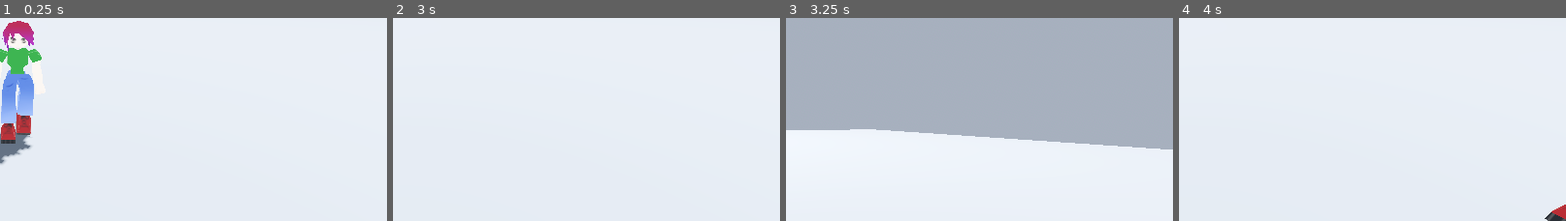
Above: before the commit, frames 1-4 (left to right).
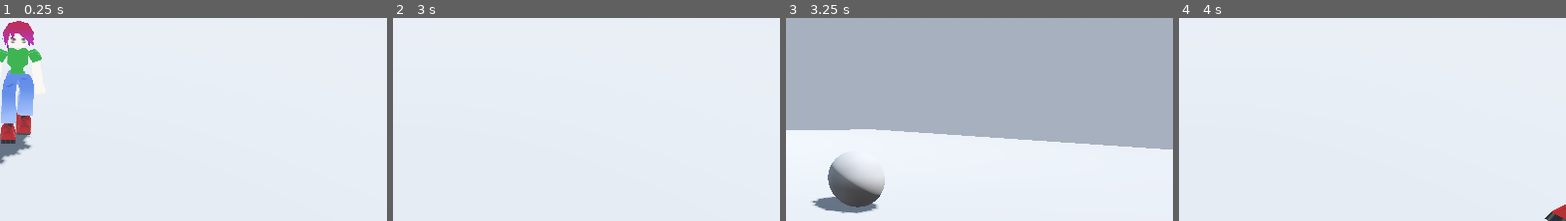
Above: after the commit, the same moments.

Repository: humboldt-gamedev/proj-1
Game: Godot game, scene res://scenes/humboldt.tscn
Same seed, same stepped clock (60 frames per second), same inputs: the game is played once before the commit and once after it.
Inputs (mouse positions are % of the whole screen's width and height, from its top left):
- Up to frame 1 (0.25 s): no input
- Up to frame 2 (3 s): tap Enter (ui_accept) at 0.5, 2.75 s; move the mouse to (72, 41) at 0.52 s; hold D (move_right) 0.53-1.28 s; tap E (interact) every 0.75 s from 0.6 to 2.85 s; click (72, 41) at 0.67 s; tap Space (jump) at 0.77, 1.52 s; move the mouse to (30, 52) at 1.27 s; hold S (move_backward) 1.28-2.03 s; move the mouse to (60, 23) at 2.02 s; hold D (move_right) 2.03-2.78 s; move the mouse to (45, 68) at 2.77 s; hold W (move_forward) from 2.78 s (still down); click (45, 68) at 2.92 s
- Up to frame 3 (3.25 s): keep holding W (move_forward); tap Space (jump) at 3.02 s
- Up to frame 4 (4 s): move the mouse to (80, 63) at 3.52 s; release W (move_forward) at 3.53 s; hold A (move_left) from 3.53 s (still down); tap E (interact) at 3.6 s; tap Space (jump) at 3.77 s
The pictures show only the part of the screen within x 50-100%, y 22-72%; the shares and areas given below are measured in that part.

Frames 1-2 are identical in both runs. In frame 3, 3.1% of the frame differs, in the area x 6-26%, y 67-97%; in frame 4, nothing differs.

Commit message:
Interactable modular script

Diff:
--- a/scenes/humboldt.tscn
+++ b/scenes/humboldt.tscn
@@ -4,6 +4,7 @@
 [ext_resource type="PackedScene" uid="uid://blsa6ccmfotj3" path="res://player/player.tscn" id="2_0l8tv"]
 [ext_resource type="PackedScene" uid="uid://bopa6r1mrff6k" path="res://scenes/interacion_zone.tscn" id="2_0mn4i"]
 [ext_resource type="PackedScene" uid="uid://by6t4045wju47" path="res://scenes/camera_zone.tscn" id="3_vid5m"]
+[ext_resource type="Script" uid="uid://ctox0rnj0vdms" path="res://scripts/interactable.gd" id="5_mmslu"]
 
 [sub_resource type="ProceduralSkyMaterial" id="ProceduralSkyMaterial_njsn1"]
 sky_horizon_color = Color(0.66224277, 0.6717428, 0.6867428, 1)
@@ -27,10 +28,15 @@
 [sub_resource type="ConvexPolygonShape3D" id="ConvexPolygonShape3D_0mn4i"]
 points = PackedVector3Array(-25, -0.5, -20, -25, 0.5, -20, 25, -0.5, -20, -25, -0.5, 20, -25, 0.5, 20, 25, 0.5, -20, 25, -0.5, 20, 25, 0.5, 20)
 
+[sub_resource type="SphereMesh" id="SphereMesh_mmslu"]
+
+[sub_resource type="SphereShape3D" id="SphereShape3D_0mn4i"]
+
 [node name="Humboldt" type="Node" unique_id=522849274]
 
 [node name="Interacion Zone" parent="." unique_id=2077846025 instance=ExtResource("2_0mn4i")]
 transform = Transform3D(1, 0, 0, 0, 1, 0, 0, 0, 1, 8.513704, 0.8478153, -0.27566338)
+target_object = NodePath("../RigidBody3D")
 
 [node name="CollisionShape3D" parent="Interacion Zone" index="0" unique_id=1064221417]
 transform = Transform3D(1, 0, 0, 0, 1, 0, 0, 0, 1, 0.91934204, 0, 0.10168457)
@@ -73,6 +79,19 @@
 [node name="Camera3D" parent="CameraZone 2" index="1" unique_id=2063745314]
 transform = Transform3D(0.22529113, 0, 0.9742915, 0, 1, 0, -0.9742915, 0, 0.22529113, 5.051811, 1.5705888, 2.3502767)
 
+[node name="RigidBody3D" type="RigidBody3D" parent="." unique_id=1743015736]
+transform = Transform3D(1, 0, 0, 0, 1, 0, 0, 0, 1, -0.29186487, 0, 0)
+script = ExtResource("5_mmslu")
+interact_name = "Pickup Ball"
+
+[node name="MeshInstance3D" type="MeshInstance3D" parent="RigidBody3D" unique_id=436409805]
+transform = Transform3D(1, 0, 0, 0, 1, 0, 0, 0, 1, 9.096954, 1.3569527, 0)
+mesh = SubResource("SphereMesh_mmslu")
+
+[node name="CollisionShape3D" type="CollisionShape3D" parent="RigidBody3D" unique_id=806727628]
+transform = Transform3D(1, 0, 0, 0, 1, 0, 0, 0, 1, 9.096954, 1.3569527, 0)
+shape = SubResource("SphereShape3D_0mn4i")
+
 [editable path="Interacion Zone"]
 [editable path="CameraZone 1"]
 [editable path="CameraZone 2"]
--- a/scenes/interacion_zone.gd
+++ b/scenes/interacion_zone.gd
@@ -10,6 +10,9 @@
 
 #prompt offset for 3dtext placement
 @export var prompt_offset: Vector3= Vector3(0, -50, 0)
+
+@export_node_path var target_object: NodePath
+var target
 
 var player_present: bool = false
 
@@ -27,16 +30,20 @@
 		if body.is_in_group("player"):
 			player_present = true
 
-			# gets relevant position data for 3d text
-			var camera := get_current_camera()
-			var forward := -camera.global_transform.basis.z
-			var world_offset := camera.global_position + forward + prompt_offset
+			var target := get_node(target_object)
 
-			#applies to 3d text
-			if prompt_label:
-				prompt_label.global_position = world_offset
-				prompt_label.text = prompt_text
-				prompt_label.visible = true
+			if is_instance_valid(target):
+
+				# gets relevant position data for 3d text
+				var camera := get_current_camera()
+				var forward := -camera.global_transform.basis.z
+				var world_offset := camera.global_position + forward + prompt_offset
+
+				#applies to 3d text
+				if prompt_label:
+					prompt_label.global_position = world_offset
+					prompt_label.text = prompt_text
+					prompt_label.visible = true
 
 
 func get_current_camera() -> Camera3D:
@@ -52,13 +59,16 @@
 
 		#hides text
 		if prompt_label:
-			prompt_label.visible = false;
+			prompt_label.visible = false
 
 # Called every frame. 'delta' is the elapsed time since the previous frame.
 func _process(delta: float) -> void:
 	# Handles the different actions given
 	# by Interaction Type
-	if player_present and Input.is_action_just_pressed("interact"):
+	if player_present and Input.is_action_just_pressed("interact") and prompt_label.visible == true:
+
+		var target := get_node(target_object)
+
 		match InteractType:
 			#I figure these branches can access a connected object's code for modularity
 			#rather than hard coding design in, creeate a generic interaction script that allows
@@ -67,6 +77,14 @@
 			InteractionType.PICKUP_ITEM:
 				#branch for pickup Item code
 				print("Item (theoretically) picked up!")
+
+				if target.has_method("pickup"):
+					target.pickup()
+					target.queue_free()
+					prompt_label.visible = false;
+				else:
+					push_warning("Target does not have 'pickup' method.")
+
 			InteractionType.INVENTORY_ADD:
 				#branch for add to inventory code
 				pass
--- /dev/null
+++ b/scripts/interactable.gd
@@ -0,0 +1,22 @@
+extends Node3D
+
+@export var interact_name: String = ""
+@export var is_interactable: bool = true
+
+func addToInv():
+	pass
+
+func pickup():
+	print("got to pickup function in target.")
+
+func activate():
+	pass
+
+# Called when the node enters the scene tree for the first time.
+func _ready() -> void:
+	pass # Replace with function body.
+
+
+# Called every frame. 'delta' is the elapsed time since the previous frame.
+func _process(delta: float) -> void:
+	pass
--- /dev/null
+++ b/scripts/interactable.tscn
@@ -0,0 +1,6 @@
+[gd_scene format=3 uid="uid://kfxprp2i6kep"]
+
+[ext_resource type="Script" uid="uid://ctox0rnj0vdms" path="res://scripts/interactable.gd" id="1_6v267"]
+
+[node name="Interactable" type="Node3D" unique_id=1084676821]
+script = ExtResource("1_6v267")
Not shown, added: scripts/interactable.gd.uid
